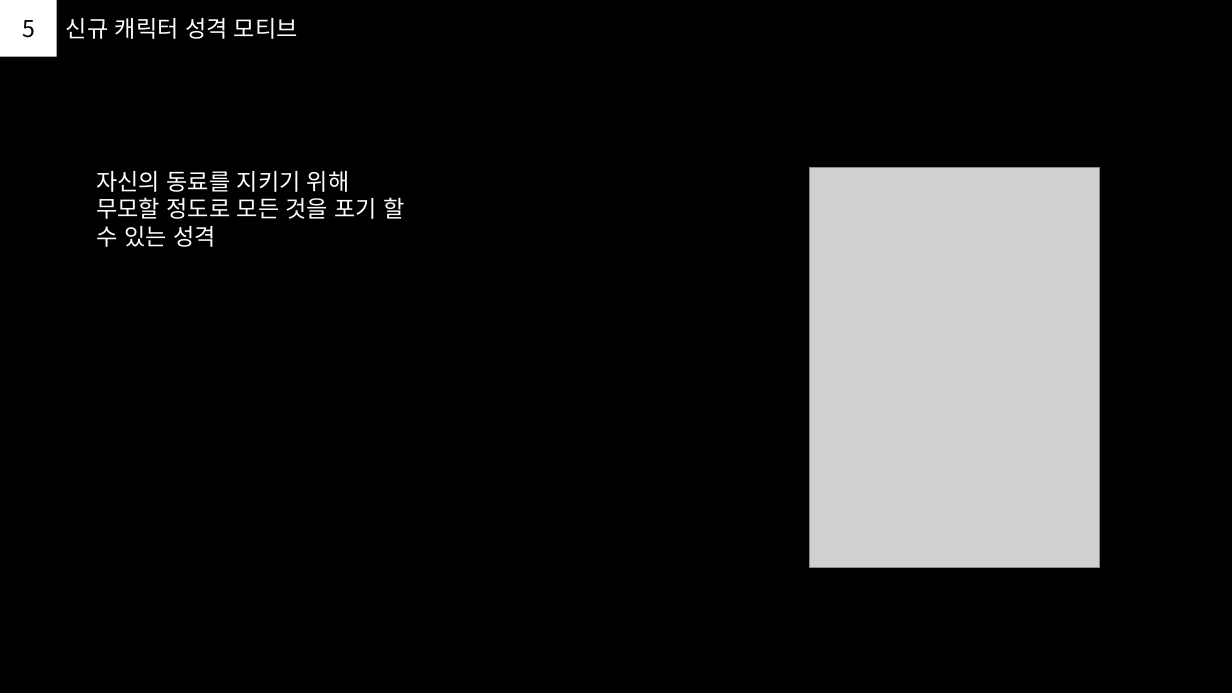
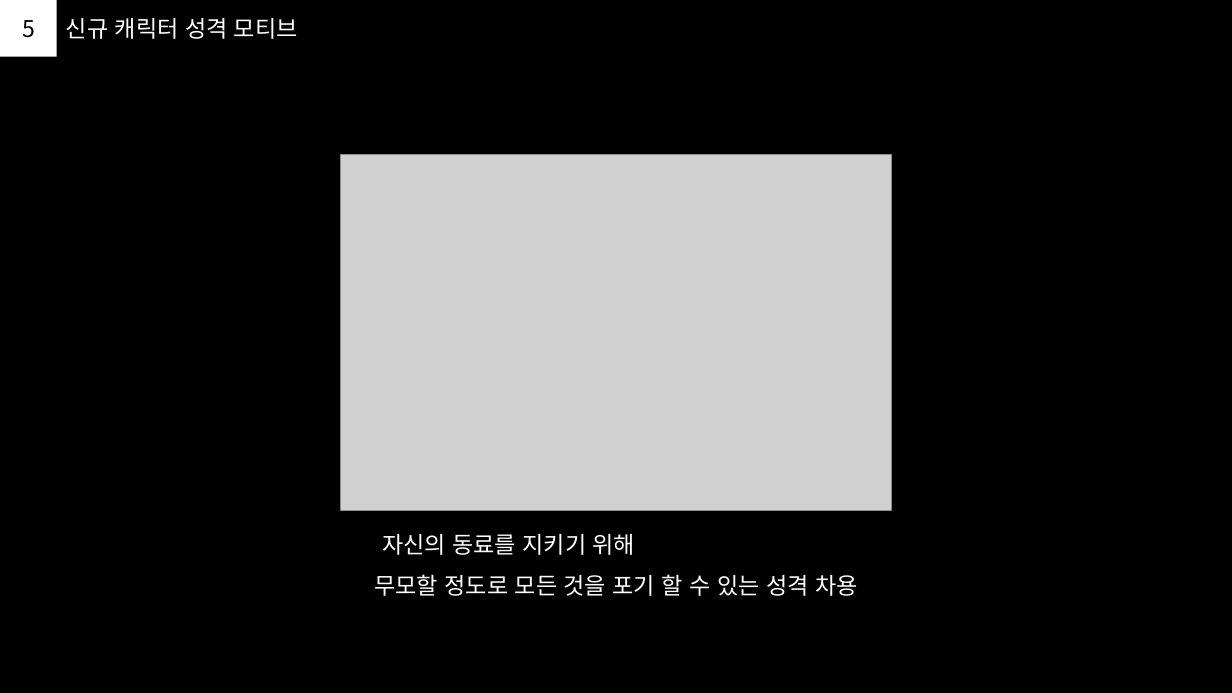
Before and after one commit to PhenomJ/GameDesign, a slide deck: slide 6 of 가디언 테일즈/1. PPT/신규_캐릭터_기획.pptx. Drawn at 1232x693 pixels with LibreOffice and Linux fonts; fonts in the diff are those of the drawing; grey boxes stand for pictures. Boxes give left, top, right and bottom in pixels: in the first picture for what was removed or moved away, otherwise in the second. Text is boxed around its words. In the diff, an @@ line names an element or a change of style, - is before the commit and + after.

```diff
--- a/가디언 테일즈/1. PPT/신규_캐릭터_기획.pptx
+++ b/가디언 테일즈/1. PPT/신규_캐릭터_기획.pptx
@@ picture added at [341,154,892,510] @@
@@ picture removed at [810,167,1099,567] @@
@@ text "자신의 동료를 지키기 위해": place and size @@
-text "자신의 동료를 지키기 위해" at [96,171,405,247]
+text "자신의 동료를 지키기 위해" at [374,534,858,596]
@@ text at [382,534,636,555]: line spacing 1 to 1.5 @@
@@ text at [374,574,858,596]: text changed @@
-무모할 정도로 모든 것을 포기 할 수 있는 성격
+무모할 정도로 모든 것을 포기 할 수 있는 성격 차용
```
Also in this commit, not shown: 6 other slides changed, 1 other file.
